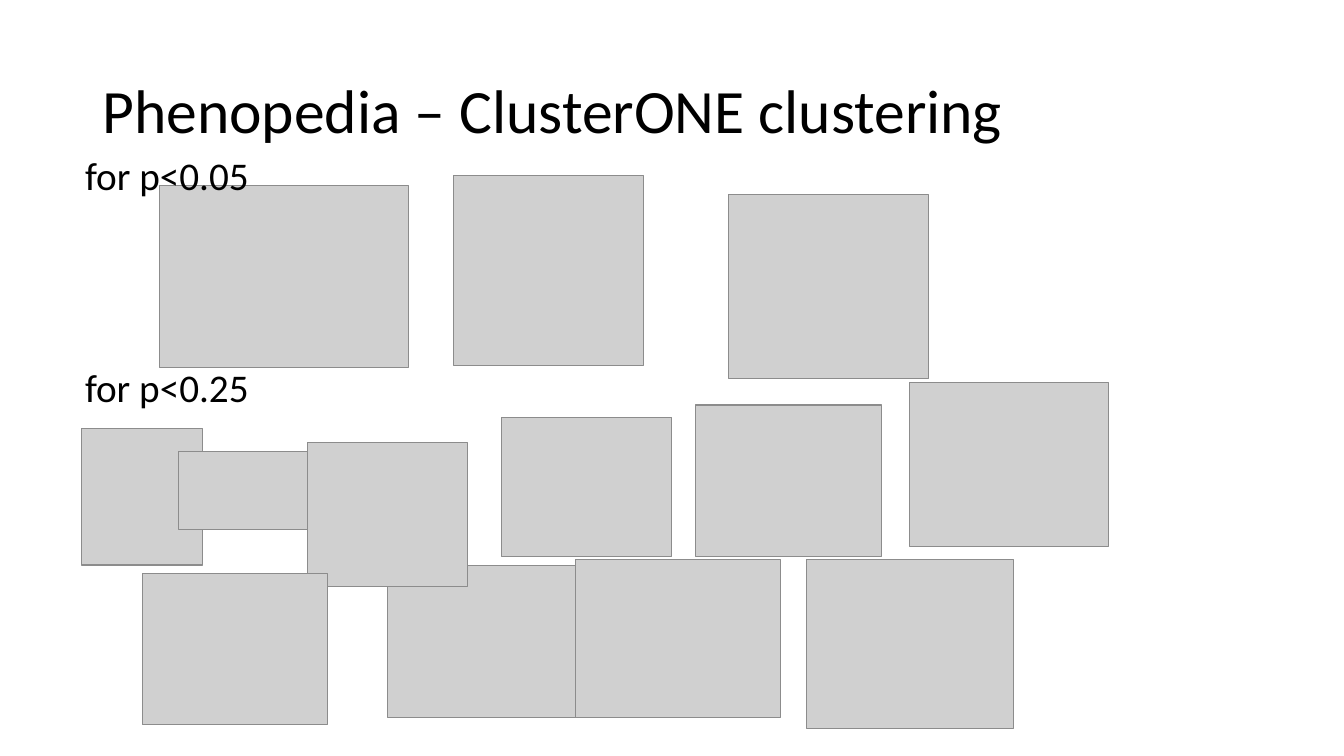
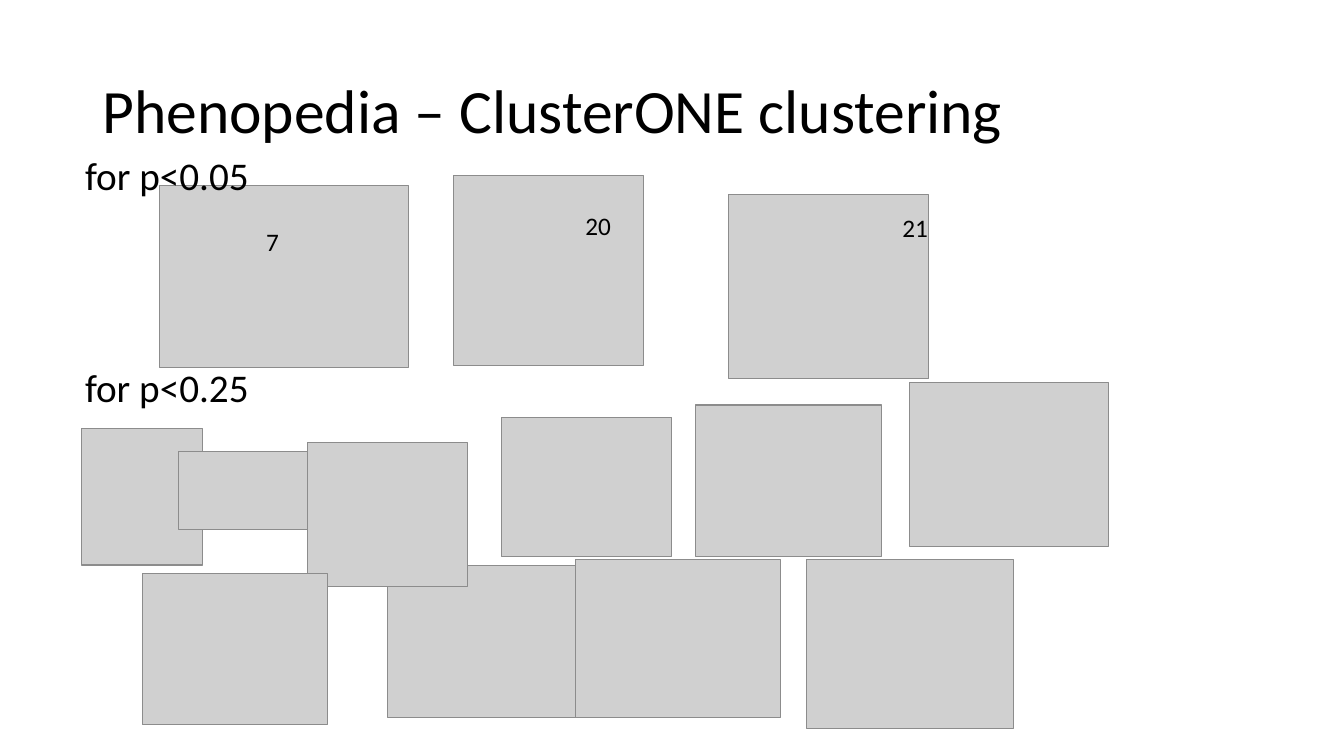
Before and after one commit to dyaom/REHS-2019, a slide deck: slide 6 of all the important files.pptx. Drawn at 1344x756 pixels with LibreOffice and Linux fonts; fonts in the diff are those of the drawing; grey boxes stand for pictures. Boxes give left, top, right and bottom in pixels: in the first picture for what was removed or moved away, otherwise in the second. Text is boxed around its words. In the diff, an @@ line names an element or a change of style, - is before the commit and + after.

```diff
--- a/all the important files.pptx
+++ b/all the important files.pptx
@@ text added at (266,235,279,251), 18 pt, text #000000 @@
+7
@@ text added at (585,218,611,235), 18 pt, text #000000 @@
+20
@@ text added at (902,220,928,237), 18 pt, text #000000 @@
+21
```
Also in this commit, not shown: 1 other slide changed, 5 slides added, 1 slide removed, 5 other files.
